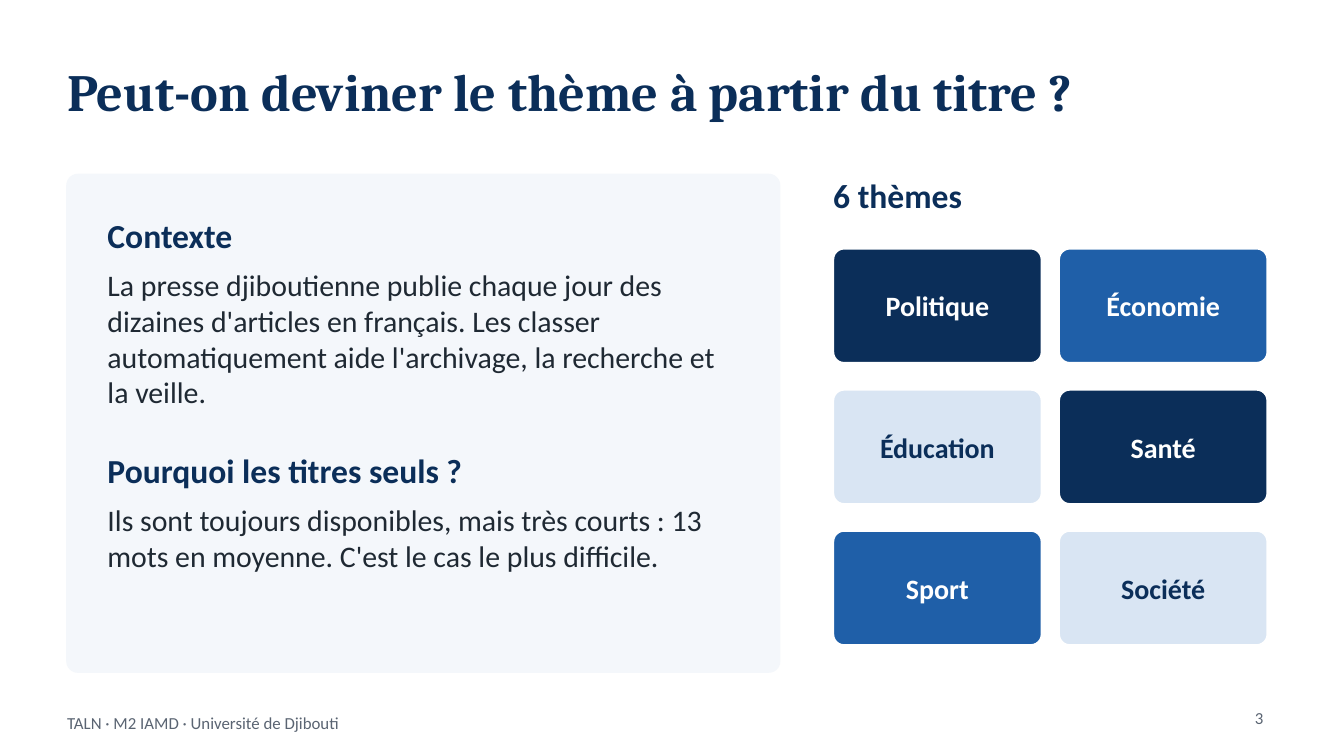
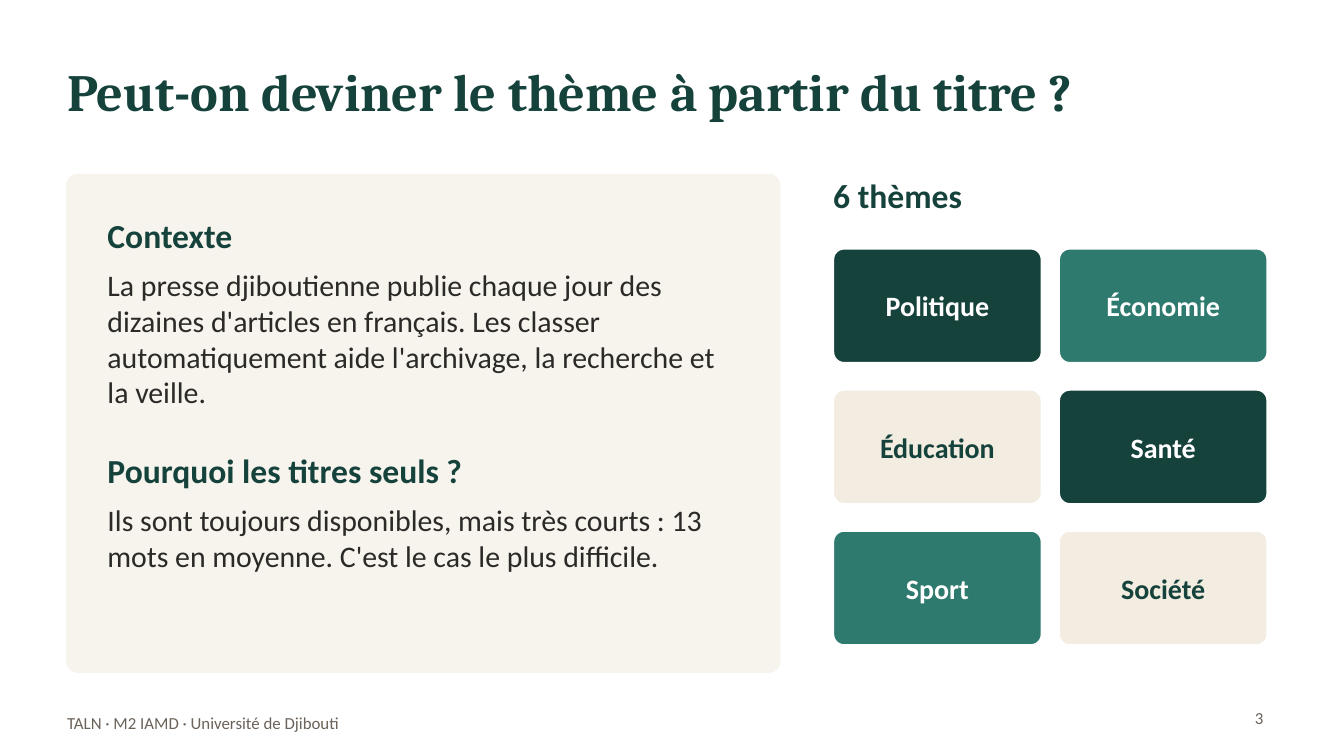
Before and after one commit to fatouu50/taln-classification-djibouti, a slide deck: slide 3 of rapport/Soutenance_TALN_Classification_thematique.pptx. Drawn at 1344x756 pixels with LibreOffice and Linux fonts; fonts in the diff are those of the drawing. Boxes give left, top, right and bottom in pixels: in the first picture for what was removed or moved away, otherwise in the second. Text is boxed around its words. In the diff, an @@ line names an element or a change of style, - is before the commit and + after.

```diff
--- a/rapport/Soutenance_TALN_Classification_thematique.pptx
+++ b/rapport/Soutenance_TALN_Classification_thematique.pptx
@@ rounded rectangle at <box>67,175,780,672</box>: fill #F4F7FB to #F7F4EE; outline #F4F7FB 1 pt to #F7F4EE 1 pt @@
@@ text "Contexte" at <box>107,226,715,572</box>: text colour #0B2E59 to #16423C in "Contexte", "Pourquoi les titres seuls ?"; text colour #1F2933 to #2B2A27 in "La presse djiboutienne publie chaque jour des ...", "Ils sont toujours disponibles, mais très courts ..." @@
@@ rounded rectangle at <box>833,249,1042,363</box>: fill #0B2E59 to #16423C @@
@@ rounded rectangle at <box>1059,249,1267,363</box>: fill #1F5FA8 to #2F7A6E @@
@@ rounded rectangle at <box>833,390,1042,504</box>: fill #D9E5F3 to #F2ECE1 @@
@@ rounded rectangle at <box>1059,390,1267,504</box>: fill #0B2E59 to #16423C @@
@@ rounded rectangle at <box>833,531,1042,645</box>: fill #1F5FA8 to #2F7A6E @@
@@ text colour #0B2E59 to #16423C in 4 elements at <box>67,74,1037,122</box>, <box>833,184,962,209</box>, <box>880,434,995,458</box>, <box>1121,579,1205,600</box> @@
@@ rounded rectangle at <box>1059,531,1267,645</box>: fill #D9E5F3 to #F2ECE1 @@
@@ text "TALN · M2 IAMD · ..." at <box>67,717,339,732</box>: text colour #5A6472 to #6B6259 @@
@@ page number at <box>1255,713,1264,724</box>: text colour #5A6472 to #6B6259 @@
```
Also in this commit, not shown: 7 other slides changed.
